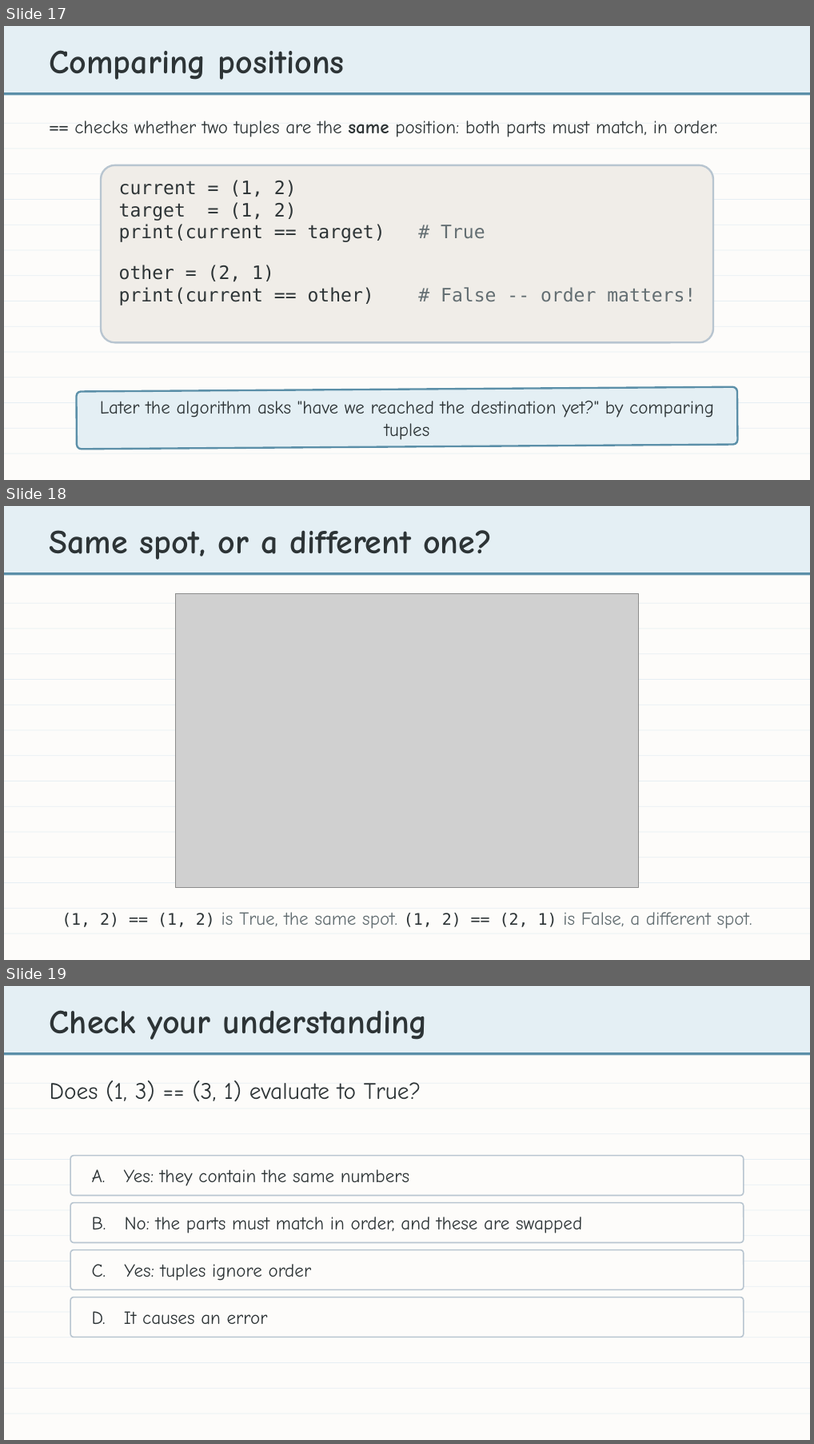
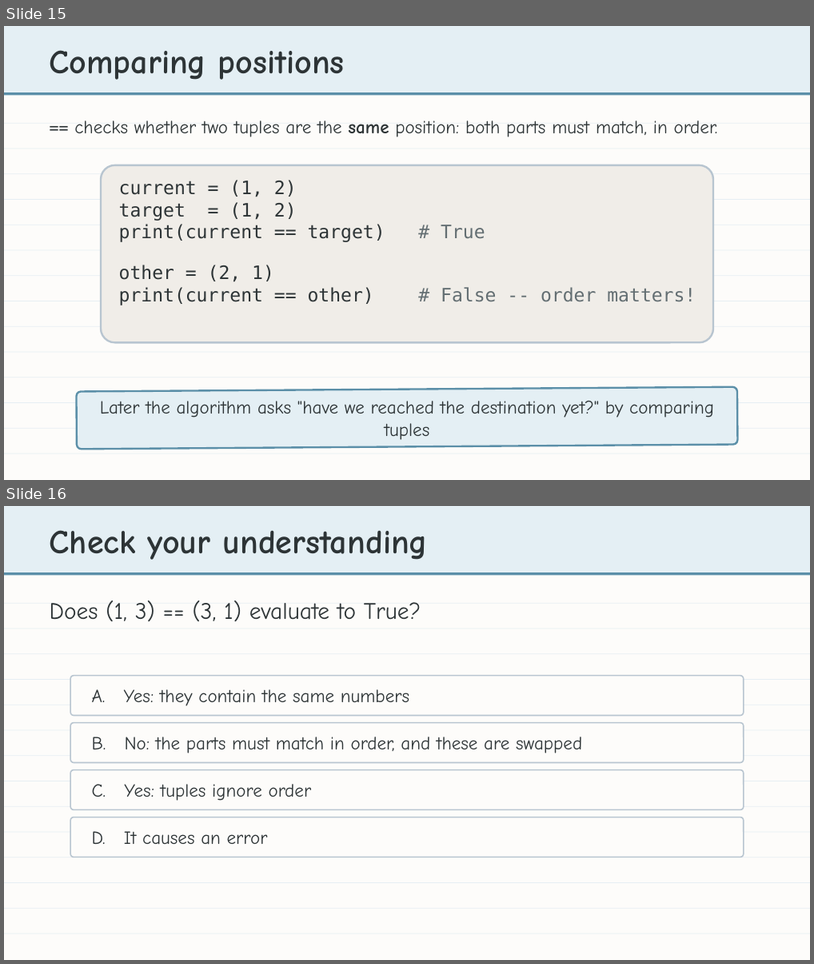
Before and after one commit to bradamiller/LearningPython, a slide deck: static/slides/module-04-manhattan/module-4-lesson-02-tuples.pptx. Shown one above the other, each under a label of ours: slides 17, 18 and 19 before the commit, slides 15 and 16 after it. The pictures are 814x1444 and 814x964 pixels, drawn with LibreOffice and Linux fonts; fonts in the diff are those of the drawing; grey boxes stand for pictures. Boxes give left, top, right and bottom in pixels: in the first picture for what was removed or moved away, otherwise in the second. Text is boxed around its words. In the diff, an @@ line names an element or a change of style, - is before the commit and + after.

```diff
--- a/static/slides/module-04-manhattan/module-4-lesson-02-tuples.pptx
+++ b/static/slides/module-04-manhattan/module-4-lesson-02-tuples.pptx
@@ slide 18 removed at (4, 506, 810, 960), background #FDFCFA @@
@@ rectangle removed at (4, 506, 810, 572) @@
@@ text removed at (50, 530, 492, 560) @@
-Same spot, or a different one?
@@ rectangle removed at (4, 572, 810, 575) @@
@@ picture removed at (175, 594, 639, 887) @@
@@ rectangle removed at (4, 603, 810, 604) @@
@@ rectangle removed at (4, 628, 810, 629) @@
@@ rectangle removed at (4, 654, 810, 654) @@
@@ rectangle removed at (4, 679, 810, 680) @@
@@ rectangle removed at (4, 704, 810, 705) @@
@@ rectangle removed at (4, 730, 810, 731) @@
@@ rectangle removed at (4, 756, 810, 756) @@
@@ rectangle removed at (4, 780, 810, 781) @@
@@ rectangle removed at (4, 806, 810, 807) @@
@@ rectangle removed at (4, 832, 810, 832) @@
@@ rectangle removed at (4, 857, 810, 857) @@
@@ rectangle removed at (4, 882, 810, 883) @@
@@ rectangle removed at (4, 908, 810, 908) @@
@@ text removed at (62, 912, 753, 928) @@
-(1, 2) == (1, 2) is True, the same spot. (1, 2) == (2, 1) is False, a different spot.
@@ rectangle removed at (4, 933, 810, 934) @@
@@ what was slide 17 is now slide 15 @@
@@ what was slide 19 is now slide 16 @@
```
Also in this commit, not shown: 3 other slides removed, 3 other files.
